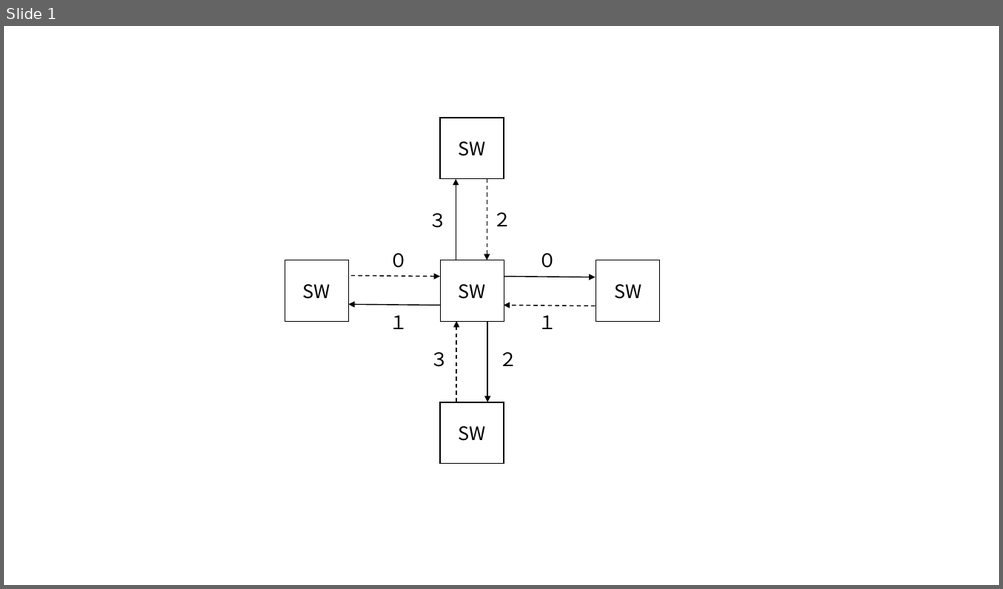
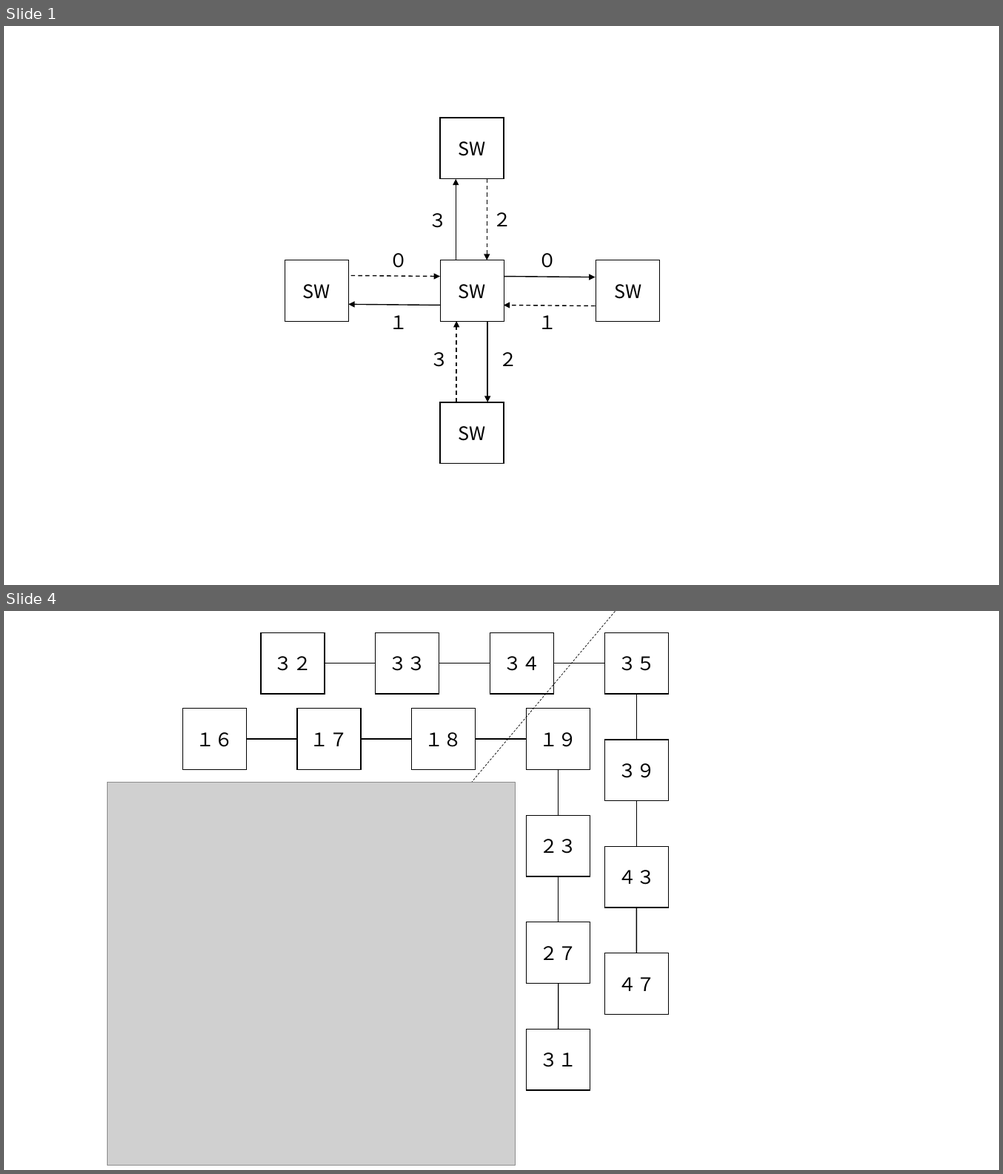
Before and after one commit to KoibuchiLab/circuit-switch-table, a slide deck: fig/sw.pptx. Shown one above the other, each under a label of ours: slide 1 before the commit, slides 1 and 4 after it; the slides between them are not shown. The pictures are 1003x589 and 1003x1174 pixels, drawn with LibreOffice and Linux fonts; fonts in the diff are those of the drawing; grey boxes stand for pictures. Boxes give left, top, right and bottom in pixels: in the first picture for what was removed or moved away, otherwise in the second. Text is boxed around its words. In the diff, an @@ line names an element or a change of style, - is before the commit and + after.

```diff
--- a/fig/sw.pptx
+++ b/fig/sw.pptx
@@ slide 4 added at (4,611,999,1170), background #FFFFFF @@
@@ rectangle added at (261,632,324,694), outline #000000 1 pt, 18 pt, text #000000 @@
+３２
@@ line added from (309, 976) to (615, 611), #000000 0.5 pt dashed @@
@@ rectangle added at (375,632,439,694), outline #000000 1 pt, 18 pt, text #000000 @@
+３３
@@ rectangle added at (489,632,553,694), outline #000000 1 pt, 18 pt, text #000000 @@
+３４
@@ rectangle added at (605,632,668,694), outline #000000 1 pt, 18 pt, text #000000 @@
+３５
@@ line added from (325, 664) to (375, 664), #000000 1 pt @@
@@ line added from (439, 664) to (489, 664), #000000 1 pt @@
@@ line added from (605, 664) to (553, 664), #000000 1 pt @@
@@ line added from (637, 739) to (637, 694), #000000 1 pt @@
@@ rectangle added at (183,709,247,770), outline #000000 1 pt, 18 pt, text #000000 @@
+１６
@@ rectangle added at (297,709,361,770), outline #000000 1 pt, 18 pt, text #000000 @@
+１７
@@ rectangle added at (412,709,475,770), outline #000000 1 pt, 18 pt, text #000000 @@
+１８
@@ rectangle added at (526,709,589,770), outline #000000 1 pt, 18 pt, text #000000 @@
+１９
@@ line added from (247, 739) to (297, 739), #000000 1 pt @@
@@ line added from (361, 739) to (412, 739), #000000 1 pt @@
@@ line added from (526, 739) to (475, 739), #000000 1 pt @@
@@ rectangle added at (605,739,668,800), outline #000000 1 pt, 18 pt, text #000000 @@
+３９
@@ picture added at (107,783,515,1165) @@
@@ line added from (558, 815) to (558, 770), #000000 1 pt @@
@@ line added from (637, 847) to (637, 801), #000000 1 pt @@
@@ rectangle added at (526,815,589,877), outline #000000 1 pt, 18 pt, text #000000 @@
+２３
@@ rectangle added at (605,847,668,908), outline #000000 1 pt, 18 pt, text #000000 @@
+４３
@@ line added from (558, 922) to (558, 877), #000000 1 pt @@
@@ line added from (637, 954) to (637, 908), #000000 1 pt @@
@@ rectangle added at (526,922,589,983), outline #000000 1 pt, 18 pt, text #000000 @@
+２７
@@ rectangle added at (605,954,668,1014), outline #000000 1 pt, 18 pt, text #000000 @@
+４７
@@ line added from (558, 1030) to (558, 984), #000000 1 pt @@
@@ rectangle added at (526,1030,589,1091), outline #000000 1 pt, 18 pt, text #000000 @@
+３１
```
Also in this commit, not shown: 2 other slides added, 7 other files.
